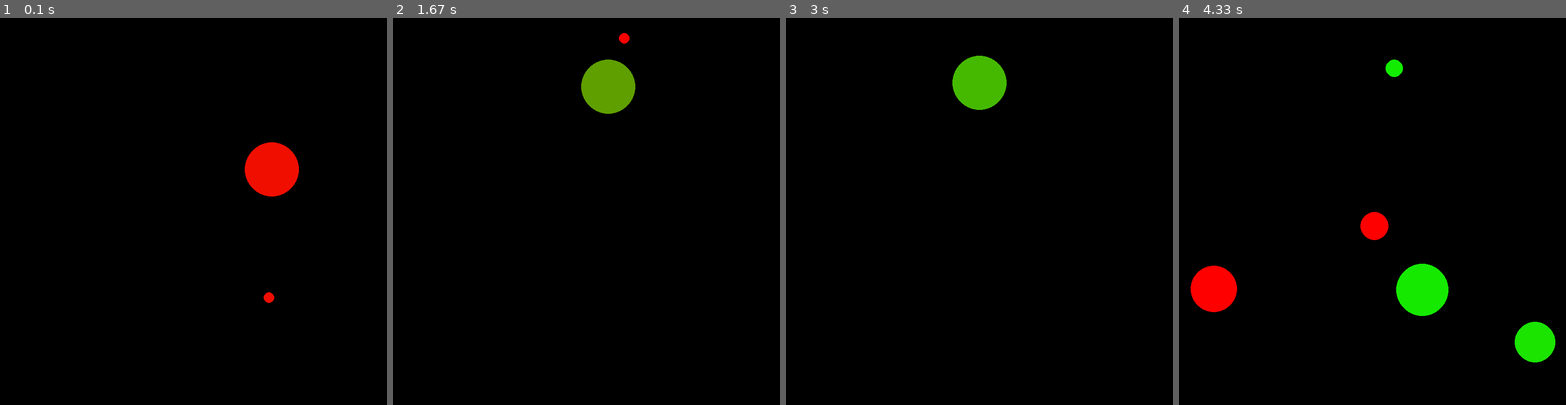
Above: before the commit, frames 1-4 (left to right).
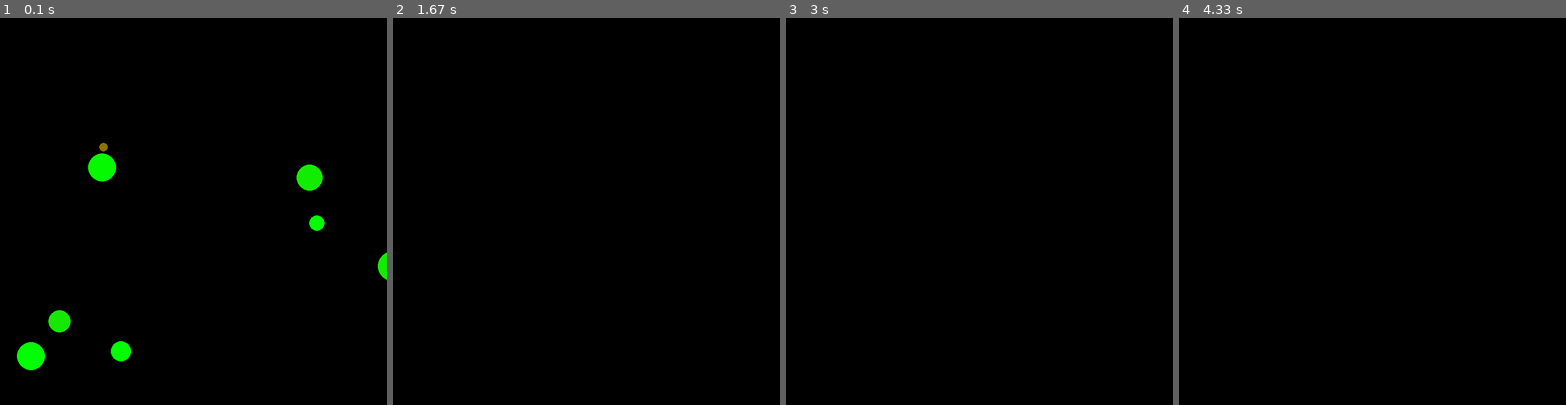
Above: after the commit, the same moments.

Repository: chrille0313/NBodySimulation
Game: pygame game, started from main.py
Same seed, same stepped clock (60 frames per second), same inputs: the game is played once before the commit and once after it.
Inputs:
- Up to frame 1 (0.1 s): no input
- Up to frame 2 (1.67 s): hold D 0.33-0.8 s; hold W 0.83-1.3 s; hold D from 1.33 s (still down)
- Up to frame 3 (3 s): release D at 1.8 s; hold A 1.83-2.37 s; hold S 2.4-2.87 s; hold A from 2.9 s (still down)
- Up to frame 4 (4.33 s): release A at 3.37 s; hold W 3.4-3.87 s; hold D from 3.9 s (still down)

The runs differ from the first frame. In frame 1, 3.5% of the frame differs, in the area x 4-100%, y 32-91%; in frame 2, 1.6%; in frame 3, 1.5%; in frame 4, 4.0%, in the area x 3-98%, y 10-89%.

Commit message:
Refactor

Diff:
--- a/Engine/Core/Platform/pygame_app.py
+++ b/Engine/Core/Platform/pygame_app.py
@@ -1,7 +1,7 @@
+from Engine.Core.app import *
+from Engine.Utils.utils import Colors
+
 import pygame
-from Engine.Core.app import *
-from Engine.colors import Colors
-from Engine.constants import *
 
 
 class PygameApp(App):
--- a/Engine/Core/app.py
+++ b/Engine/Core/app.py
@@ -1,6 +1,7 @@
-from pygame import Vector2
-from abc import ABC, abstractmethod, abstractproperty
-from Engine.camera2d import Camera2D
+from abc import ABC, abstractmethod
+
+from Engine.Utils.utils import Vector2
+from Engine.Utils.camera2d import Camera2D
 
 
 class App(ABC):
--- a/Engine/Core/core.py
+++ b/Engine/Core/core.py
@@ -1,3 +1 @@
-from pygame.math import Vector2
-from Engine.colors import Colors
 from .Platform.pygame_app import PygameApp
--- /dev/null
+++ b/Engine/Utils/camera2d.py
@@ -0,0 +1,10 @@
+from Engine.Utils.utils import Vector2
+
+
+class Camera2D:
+	def __init__(self, position: Vector2, imageSize: Vector2, zoom: float = 1.0, moveSpeed: float = 5, zoomSpeed: float = 1.1):
+		self.position = position
+		self.imageSize = imageSize
+		self.zoom = zoom
+		self.moveSpeed = moveSpeed
+		self.zoomSpeed = zoomSpeed
--- a/Engine/colors.py
+++ b/Engine/Utils/colors.py
@@ -4,3 +4,4 @@
 	RED = (255, 0, 0)
 	GREEN = (0, 255, 0)
 	BLUE = (0, 0, 255)
+	MAGENTA = (255, 0, 255)
--- /dev/null
+++ b/Engine/Utils/utils.py
@@ -0,0 +1,4 @@
+from pygame import Vector2, Rect  # Should be replaced with pygame independent classes
+
+from Engine.Utils.colors import Colors
+from Engine.Utils.camera2d import Camera2D
--- a/Engine/camera2d.py
+++ /dev/null
@@ -1,10 +0,0 @@
-from pygame import Vector2
-
-
-class Camera2D:
-	def __init__(self, position: Vector2, imageSize: Vector2, zoom=1, moveSpeed=5, zoomSpeed=1.1):
-		self.position = position
-		self.imageSize = imageSize
-		self.zoom = zoom
-		self.moveSpeed = moveSpeed
-		self.zoomSpeed = zoomSpeed
--- a/Engine/constants.py
+++ /dev/null
@@ -1 +0,0 @@
-UNIT_TO_PIXELS = 32
--- a/Engine/engine.py
+++ b/Engine/engine.py
@@ -1,3 +1,2 @@
-# IMPORTS
 from Engine.Core.core import *
-from Engine.camera2d import Camera2D
+from Engine.Utils.utils import *
--- a/body.py
+++ b/body.py
@@ -1,16 +1,38 @@
-from Engine.Core.app import App, Vector2
-from Engine.colors import Colors
-from math import sqrt, log10
+from Engine.Core.app import App
+from Engine.Utils.utils import Colors, Vector2, Rect
+from math import sqrt
+
+from typing import Union, Tuple
 
 
 class Body:
+	"""
+	A class that represents a body in space.
+
+	Attributes:
+		mass: The mass of the body.
+		position: The position of the body.
+		acceleration: The acceleration of the body.
+		velocity: The velocity of the body.
+		acceleration: The acceleration of the body.
+		color: The color of the body.
+
+	Methods:
+		update: Updates the body.
+		draw: Draws the body.
+		apply_force: Applies a force to the body.
+		gravitational_force: Calculates the gravitational force between two bodies.
+		is_colliding: Checks if the body is colliding with given object.
+		collide: Handles the collision between this body and given object.
+	"""
+
 	def __init__(self, pos: Vector2, mass: float, vel: Vector2 = None, acc: Vector2 = None, color=Colors.WHITE):
 		self.position = pos
 		self.velocity = vel if vel is not None else Vector2(0, 0)
 		self.acceleration = acc if acc is not None else Vector2(0, 0)
 		self.mass = mass
 		self.size = sqrt(mass)
-		self.heat = 1
+		self.heat = 0
 
 		self.color = color
 
@@ -22,36 +44,43 @@
 		:return: None
 		"""
 
-		self.acceleration += force / self.mass
+		self.acceleration += force / self.mass  # F = ma
 
-	def gravitational_force(self, other: 'Body', G=5) -> Vector2:
+	def gravitational_force(self, other: 'Body', G: float = 5.0) -> Vector2:
 		"""
 		Calculate the gravitational force between two bodies.
 
 		:param other: other body to calculate the force with
 		:param G: gravitational constant (default: 10)
-		:return: None
+		:return: Vector2 representing the gravitational force
 		"""
 
 		displacement = other.position - self.position
+		minDisplacement = self.size + other.size  # Minimum distance between bodies is the sum of their radii
 		direction = displacement.normalize()
-		force = (self.mass * other.mass) / max(displacement.magnitude_squared(), (self.size + other.size) ** 2)  # avoid division by zero
+
+		force = (self.mass * other.mass) / max(displacement.magnitude_squared(), minDisplacement * minDisplacement)  # Don't divide by zero
 		return direction * G * force
 
-	def is_colliding(self, other):
+	def is_colliding(self, other: Union['Body', Rect]) -> Union[bool, Tuple[bool, bool, bool, bool]]:
 		"""
 		Check if two bodies are colliding.
 
 		:param other: other body to check collision with
-		:return: True if bodies are colliding, else False
+		:return: True if colliding, False otherwise
 		"""
 
 		if isinstance(other, self.__class__):
-			return (self.position - other.position).magnitude_squared() <= (self.size + other.size) * (self.size + other.size)
+			# If the distance between the two bodies is less than the sum of their radii, they are colliding
+			totSize = self.size + other.size
+			return (self.position - other.position).magnitude_squared() <= totSize * totSize
+
+		elif isinstance(other, Rect):
+			left, top, right, bottom = other.x, other.y, other.x + other.width, other.y - other.height
+			return self.position.y + self.size >= top, self.position.x - self.size <= left, self.position.y - self.size <= bottom, self.position.x + self.size >= right
+
 		else:
-			left, top, width, height = other
-			right, bottom = left + width, top - height
-			return self.position.y + self.size >= top, self.position.x - self.size <= left, self.position.y - self.size <= bottom, self.position.x + self.size >= right
+			raise TypeError(f"Unhandled type! Expected Body or Rect, got {type(other)}")
 
 	def __discrete_collision(self, other):
 		"""
@@ -62,10 +91,6 @@
 		"""
 
 		if isinstance(other, self.__class__):
-			# return if the bodies are moving away from each other
-			# if self.vel.dot(other.vel) > 0:
-				# return
-
 			# Calculate the new velocities using conservation of momentum and kinetic energy
 			normal = (self.position - other.position).normalize()
 			p = 2 * (self.velocity.dot(normal) - other.velocity.dot(normal)) / (self.mass + other.mass)
@@ -74,14 +99,22 @@
 
 			# Make sure the bodies don't overlap
 			self.position = other.position + normal * (other.size + self.size)
-			self.heat += 0.1 * other.mass * other.velocity.magnitude() / self.mass / 10
-			other.heat += 0.1 * self.mass * self.velocity.magnitude() / other.mass / 10
-		else:
+
+			# Calculate the heat of the collision using momentum
+			self.heat += 0.01 * other.mass * other.velocity.magnitude() / self.mass / 10
+			other.heat += 0.01 * self.mass * self.velocity.magnitude() / other.mass / 10
+
+		elif isinstance(other, Rect):
 			bounds = self.is_colliding(other)
+
+			# Invert the velocity if the body is colliding with the edge of the rectangle
 			newVel = Vector2(-1 if bounds[1] or bounds[3] else 1, -1 if bounds[0] or bounds[2] else 1)
 			self.velocity = self.velocity.elementwise() * newVel
 
-	def __continous_collision(self, other):
+		else:
+			raise TypeError(f"Unhandled type! Expected Body or Rect, got {type(other)}")
+
+	def __continous_collision(self, other: Union['Body', Rect]):
 		"""
 		Perform continous collision between two bodies.
 
@@ -91,7 +124,7 @@
 
 		pass
 
-	def collide(self, other, continuous=False):
+	def collide(self, other: Union['Body', Rect], continuous: bool = False):
 		"""
 		Perform collision between two bodies.
 
@@ -118,10 +151,9 @@
 		self.position += self.velocity * dt
 
 		self.acceleration = Vector2(0, 0)  # Reset the acceleration as no force is acting on the body (we don't want to upset Newton)
-		self.heat *= 0.99  # Reduce the heat of the body
+		self.heat *= 0.99 * dt  # Reduce the heat of the body
 
-		colorGrade = min(self.heat, 1)
-		# colorGradeBlue = min(abs(int(log10(self.vel.magnitude_squared() / self.mass / 2))), 1)
+		colorGrade = min(self.heat, 1)  # Clamp to 1
 		self.color = (255 * colorGrade, 255 * (1 - colorGrade), 0)
 
 	def draw(self, app: App):
--- a/main.py
+++ b/main.py
@@ -1,9 +1,9 @@
 from Engine.engine import *
+
 from body import Body
 from quadtree import QuadTree
 
 import pygame
-from pygame import Rect
 from numpy import random
 
 
@@ -20,15 +20,24 @@
 		boundScale = 100
 		self.bounds = Rect(-self.windowSize.x / 2 * boundScale, self.windowSize.y / 2 * boundScale, self.windowSize.x * boundScale, self.windowSize.y * boundScale)
 
-		bodies = 100
-		maxSpeed = 10
-		minMass, maxMass = 100, 5000
+		bodies = 300
+		maxSpeed = 40
+		minMass, maxMass = 10, 1000
 		# self.bodies = [Body(Vector2(1, 250), 500, Vector2(0, -3)), Body(Vector2(2, -250), 250, Vector2(0, 3))]
 		self.bodies = [Body(Vector2(random.randint(self.bounds.x / scale, (self.bounds.x + self.bounds.width) / scale),
 		                            random.randint((self.bounds.y - self.bounds.height) / scale, self.bounds.y / scale)),
 		               random.randint(minMass, maxMass),
 		               Vector2((random.rand() * 2 - 1), (random.rand() * 2 - 1)) * maxSpeed)
 		               for _ in range(bodies)]
+
+		for body in self.bodies:
+			toCenter = -body.position.normalize()
+			body.velocity = Vector2(toCenter.y, -toCenter.x) * maxSpeed
+
+		self.bodies.append(Body(Vector2(0, 0), 1000000, Vector2(0, 0)))
+
+	def draw_debug(self):
+		self.quadTree.draw(self)
 
 	def camera_control(self):
 		if self.isKeyPressed[pygame.K_w]:
@@ -49,7 +58,7 @@
 		for body in self.bodies:
 			body.draw(self)
 
-		# self.quadTree.draw(self)
+		# self.draw_debug()
 
 	def on_update(self):
 		if self.isKeyPressed[pygame.K_ESCAPE]:
@@ -72,7 +81,7 @@
 			"""
 
 			# QUADTREE GRAVITY
-			body.apply_force(self.quadTree.gravity(body, 0.5))
+			self.quadTree.gravity(body, 1)
 
 		# COLLISION DETECTION
 		for i, body in enumerate(self.bodies):
--- a/quadtree.py
+++ b/quadtree.py
@@ -1,6 +1,6 @@
-from pygame import Vector2, Rect
 from Engine.Core.app import App
-from Engine.colors import Colors
+from Engine.Utils.utils import Vector2, Rect, Colors
+
 from body import Body
 
 
@@ -35,7 +35,7 @@
 
 	def insert(self, body):
 		# QuadTree does not contain the body
-		if not self.contains_point(body.position):
+		if not (self.boundary.x <= body.position.x <= self.boundary.x + self.boundary.width and self.boundary.y >= body.position.y >= self.boundary.y - self.boundary.height):
 			return False
 
 		if not self.divided:  # leaf node
@@ -59,10 +59,6 @@
 		self.bodiesCenter += body.position * body.mass
 		self.totalMass += body.mass
 
-	@property
-	def approximate_body(self):
-		return Body(self.bodiesCenter / self.totalMass, self.totalMass)
-
 	def collide(self, body: 'Body'):
 		if not self.contains_body(body):
 			return False
@@ -78,22 +74,28 @@
 	def gravity(self, body: 'Body', theta: float):
 		if not self.divided:
 			if self.body is None or self.body == body:
-				return Vector2(0, 0)
+				return
 			else:
-				return body.gravitational_force(self.body)
+				disp = self.body.position - body.position
+				totSize = self.body.size + body.size
+				body.acceleration += disp.normalize() * self.body.mass / max(disp.magnitude_squared(), totSize*totSize) * 5
+				return
 
-		approximateBody = self.approximate_body
-		if self.boundary.width * self.boundary.width / (body.position - approximateBody.position).magnitude_squared() < theta:
-			return body.gravitational_force(approximateBody)
+		if self.totalMass == 0:
+			return
 
-		totGravity = Vector2(0, 0)
+		pos = self.bodiesCenter / self.totalMass
+		totMass = self.totalMass
+		displacement = (pos - body.position)
+		if self.boundary.width * self.boundary.width / displacement.magnitude_squared() < theta:
+			body.acceleration += displacement.normalize() * totMass / displacement.magnitude_squared() * 5
+			return
+
 		for child in self.children:
-			totGravity += child.gravity(body, theta)
-
-		return totGravity
+			child.gravity(body, theta)
 
 	def draw(self, app: App):
-		app.draw_rect((self.boundary.x, self.boundary.y), self.boundary.width, self.boundary.height, Colors.WHITE, 1, fromCamera=True)
+		app.draw_rect((self.boundary.x, self.boundary.y), self.boundary.width, self.boundary.height, Colors.MAGENTA, 1, fromCamera=True)
 
 		if self.divided:
 			for child in self.children:
